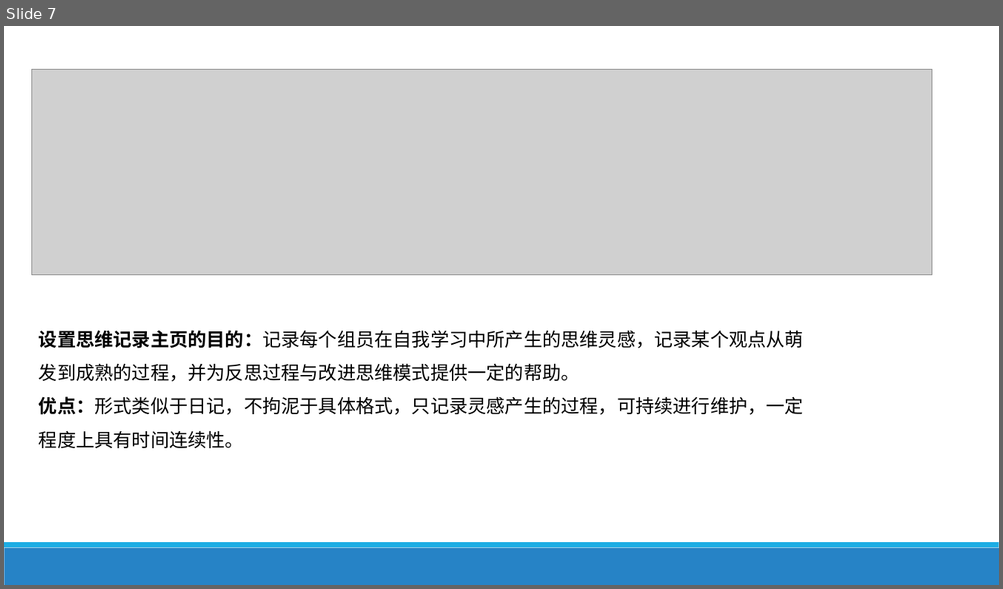
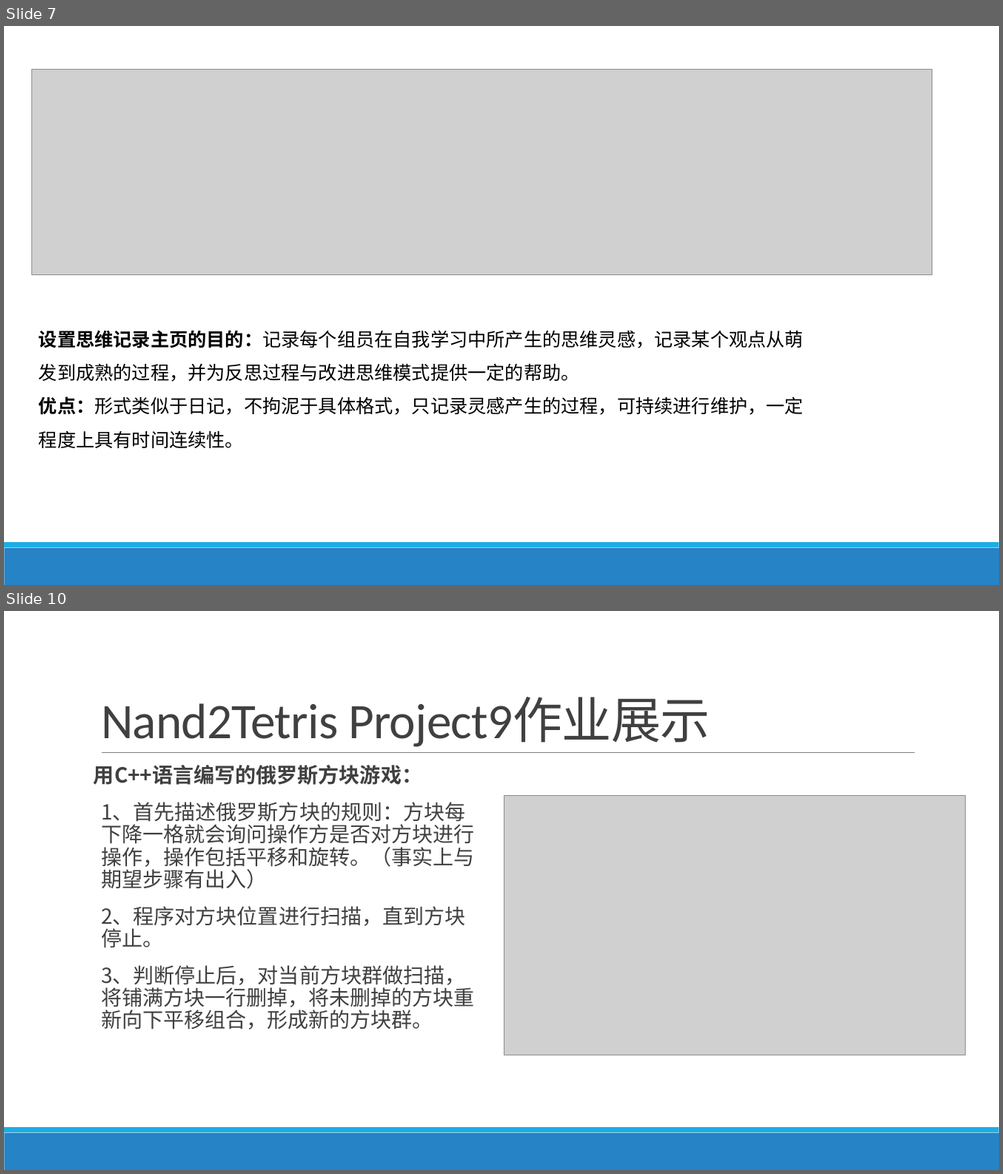
Before and after one commit to jisuansiwei2017/SDCT-2017-Fall, a slide deck: weekly_report/group3/week3.pptx. Shown one above the other, each under a label of ours: slide 7 before the commit, slides 7 and 10 after it; the slides between them are not shown. The pictures are 1003x589 and 1003x1174 pixels, drawn with LibreOffice and Linux fonts; fonts in the diff are those of the drawing; grey boxes stand for pictures. Boxes give left, top, right and bottom in pixels: in the first picture for what was removed or moved away, otherwise in the second. Text is boxed around its words. In the diff, an @@ line names an element or a change of style, - is before the commit and + after.

```diff
--- a/weekly_report/group3/week3.pptx
+++ b/weekly_report/group3/week3.pptx
@@ slide 10 added at (4,611,999,1170), background #FFFFFF; not listed: 2 template elements that a slide beside it also shows @@
@@ title added at (101,698,710,747), 48 pt, text #404040 @@
+Nand2Tetris Project9作业展示
@@ text added at (94,765,475,1030), 20 pt, text #404040 @@
+用C++语言编写的俄罗斯方块游戏：
+  1、首先描述俄罗斯方块的规则：方块每下降一格就会询问操作方是否对方块进行操作，操作包括平移和旋转。（事实上与期望步骤有出入）
+  2、程序对方块位置进行扫描，直到方块停止。
+  3、判断停止后，对当前方块群做扫描，将铺满方块一行删掉，将未删掉的方块重新向下平移组合，形成新的方块群。
@@ line added from (102, 753) to (915, 753), #808080 0.5 pt @@
@@ picture added at (504,796,966,1056) @@
```
Also in this commit, not shown: 4 slides changed, 1 other slide added, 1 slide removed.
